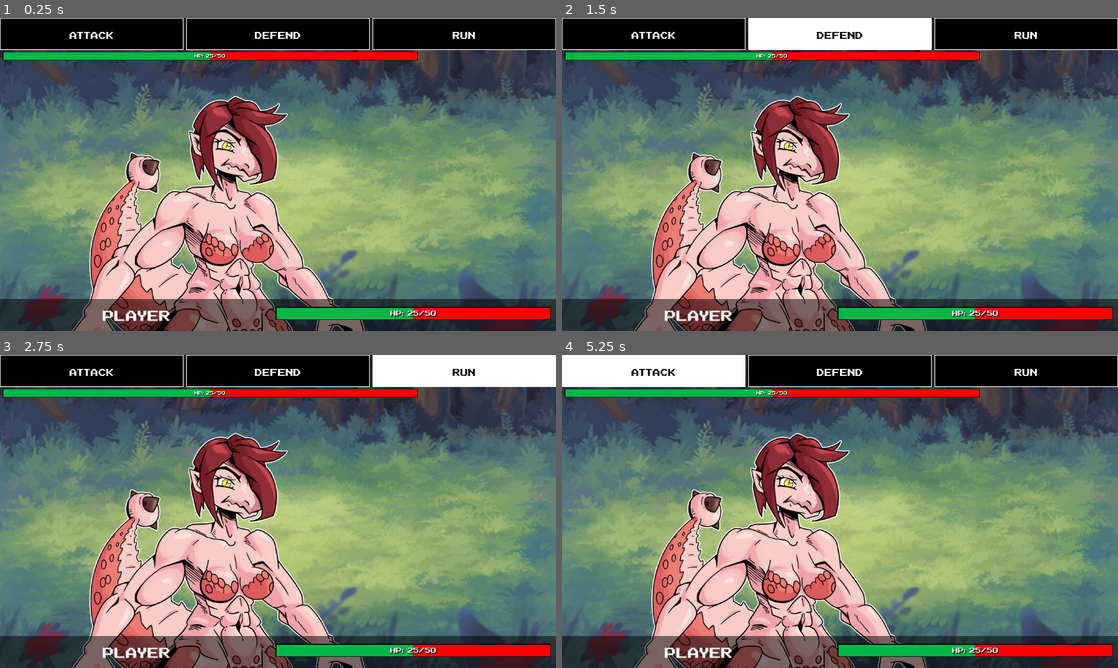
Above: before the commit, frames 1-4 (two rows, left to right).
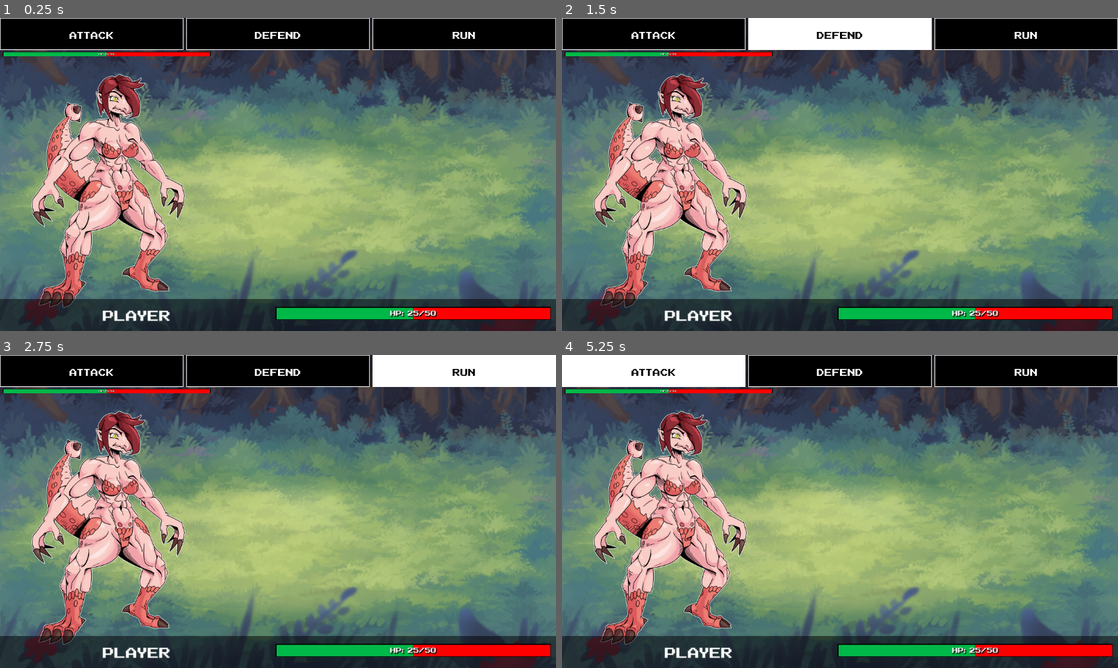
Above: after the commit, the same moments.

Repository: Rabbidking/Magical-Girl-Game-Jam-8
Game: Godot game, scene res://Scenes/battle.tscn
Two runs of this game, one before a commit and one after it. Both use one fixed random seed, a clock stepped at 60 frames per second and the inputs below. The project has no main scene, so this scene is started directly.
Inputs:
- Up to frame 1 (0.25 s): no input
- Up to frame 2 (1.5 s): click "ATTACK" at 0.5 s; click "DEFEND" at 1.25 s
- Up to frame 3 (2.75 s): click "RUN" at 2 s
- Up to frame 4 (5.25 s): click "ATTACK" at 2.75 s; click "DEFEND" at 3.5 s; click "RUN" at 4.25 s; click "ATTACK" at 5 s

The runs differ from the first frame. In frame 1, 29% of the frame differs, in the area x 0-76%, y 10-100%; in frame 2, 29%; in frame 3, 29%; in frame 4, 29%.

Commit message:
Add files via upload

Diff:
--- a/Scenes/Enemy.tscn
+++ b/Scenes/Enemy.tscn
@@ -23,8 +23,9 @@
 spacing_top = -1
 spacing_bottom = 2
 
-[node name="EnemyContainer" type="VBoxContainer"]
+[node name="EnemyContainer" type="Control"]
 layout_direction = 1
+layout_mode = 3
 anchors_preset = 8
 anchor_left = 0.5
 anchor_top = 0.5
@@ -41,6 +42,8 @@
 custom_minimum_size = Vector2(0, 16)
 layout_direction = 1
 layout_mode = 2
+offset_right = 857.0
+offset_bottom = 16.0
 theme_override_styles/background = SubResource("StyleBoxFlat_m2jo0")
 theme_override_styles/fill = SubResource("StyleBoxFlat_2ybu8")
 step = 1.0
@@ -63,5 +66,8 @@
 
 [node name="Enemy" type="TextureRect" parent="."]
 layout_mode = 2
+offset_top = 20.0
+offset_right = 857.0
+offset_bottom = 1100.0
 texture = ExtResource("2_7h7ea")
 flip_h = true
--- a/Scenes/battle.tscn
+++ b/Scenes/battle.tscn
@@ -58,7 +58,7 @@
 grow_vertical = 2
 texture = ExtResource("1_jpyng")
 
-[node name="EnemyContainer" parent="." instance=ExtResource("2_vy6mq")]
+[node name="Enemy" parent="." instance=ExtResource("2_vy6mq")]
 layout_mode = 0
 anchors_preset = 0
 anchor_left = 0.0
@@ -71,6 +71,7 @@
 offset_bottom = 1171.0
 grow_horizontal = 1
 grow_vertical = 1
+scale = Vector2(0.5, 0.5)
 
 [node name="PlayerPanel" type="Panel" parent="."]
 layout_mode = 1
